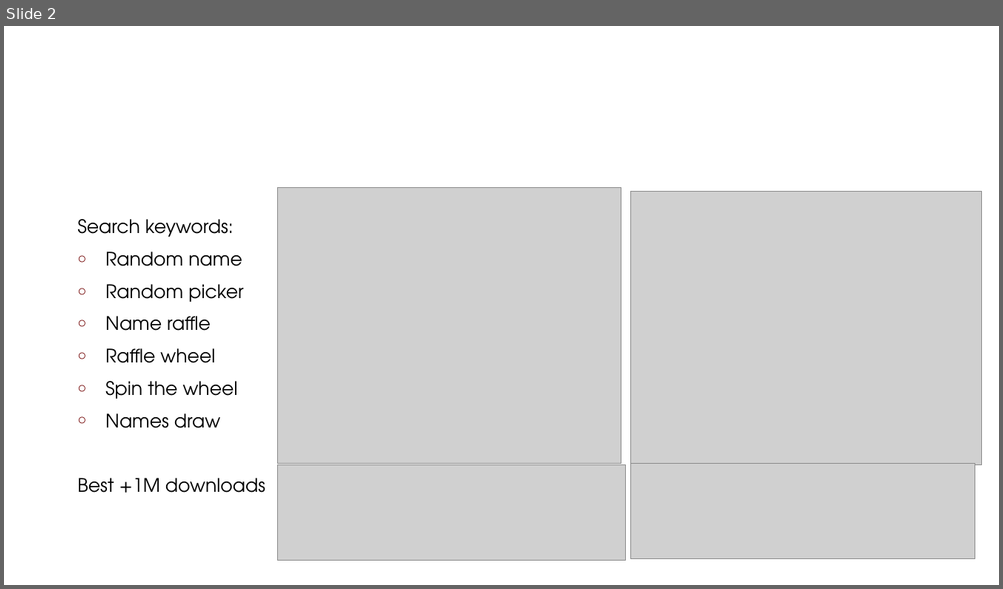
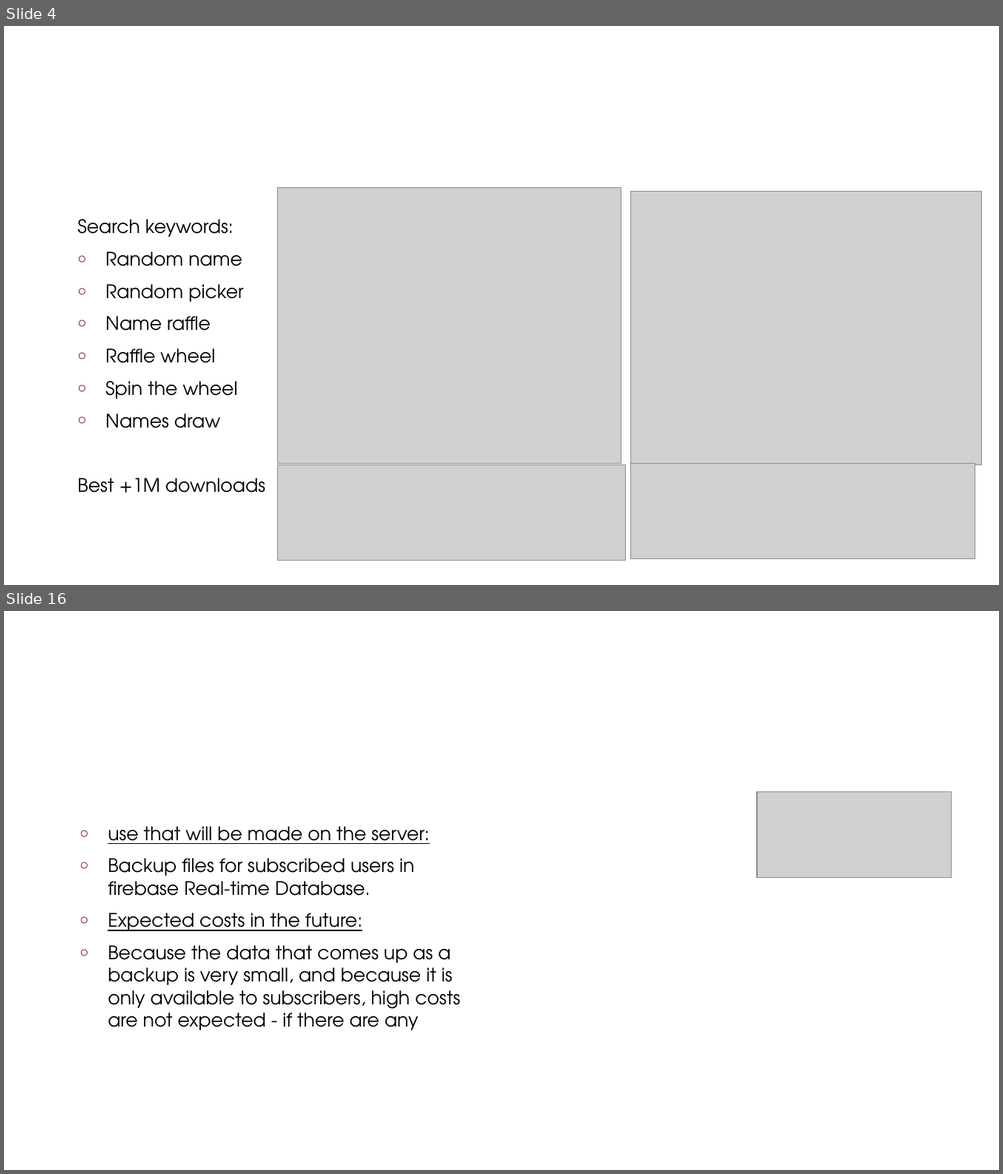
Before and after one commit to SheeraNergaon/RandomPicker, a slide deck: Random Picker.pptx. Shown one above the other, each under a label of ours: slide 2 before the commit, slides 4 and 16 after it; the slides between them are not shown. The pictures are 1003x589 and 1003x1174 pixels, drawn with LibreOffice and Linux fonts; fonts in the diff are those of the drawing; grey boxes stand for pictures; background and template pictures are left out. Boxes give left, top, right and bottom in pixels: in the first picture for what was removed or moved away, otherwise in the second. Text is boxed around its words. In the diff, an @@ line names an element or a change of style, - is before the commit and + after.

```diff
--- a/Random Picker.pptx
+++ b/Random Picker.pptx
@@ slide 16 added at <box>4,611,999,1170</box>, background #FFFFFF @@
@@ title added at <box>71,647,933,726</box>, 40 pt, text #FFFFFF @@
+Server
@@ picture added at <box>757,792,951,877</box> @@
@@ text added at <box>108,826,460,1031</box>, 18 pt, text #000000 @@
+○ use that will be made on the server:
+○ Backup files for subscribed users in firebase Real-time Database.
+○ Expected costs in the future:
+○ Because the data that comes up as a backup is very small, and because it is only available to subscribers, high costs are not expected - if there are any
@@ what was slide 2 is now slide 4 @@
```
Also in this commit, not shown: 16 other slides added, 8 slides removed, 9 other files.
